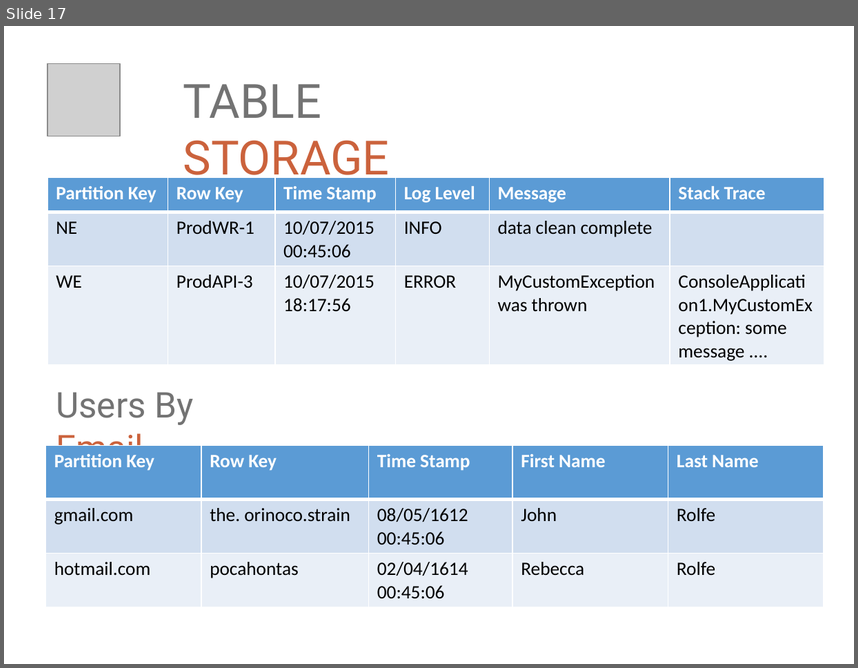
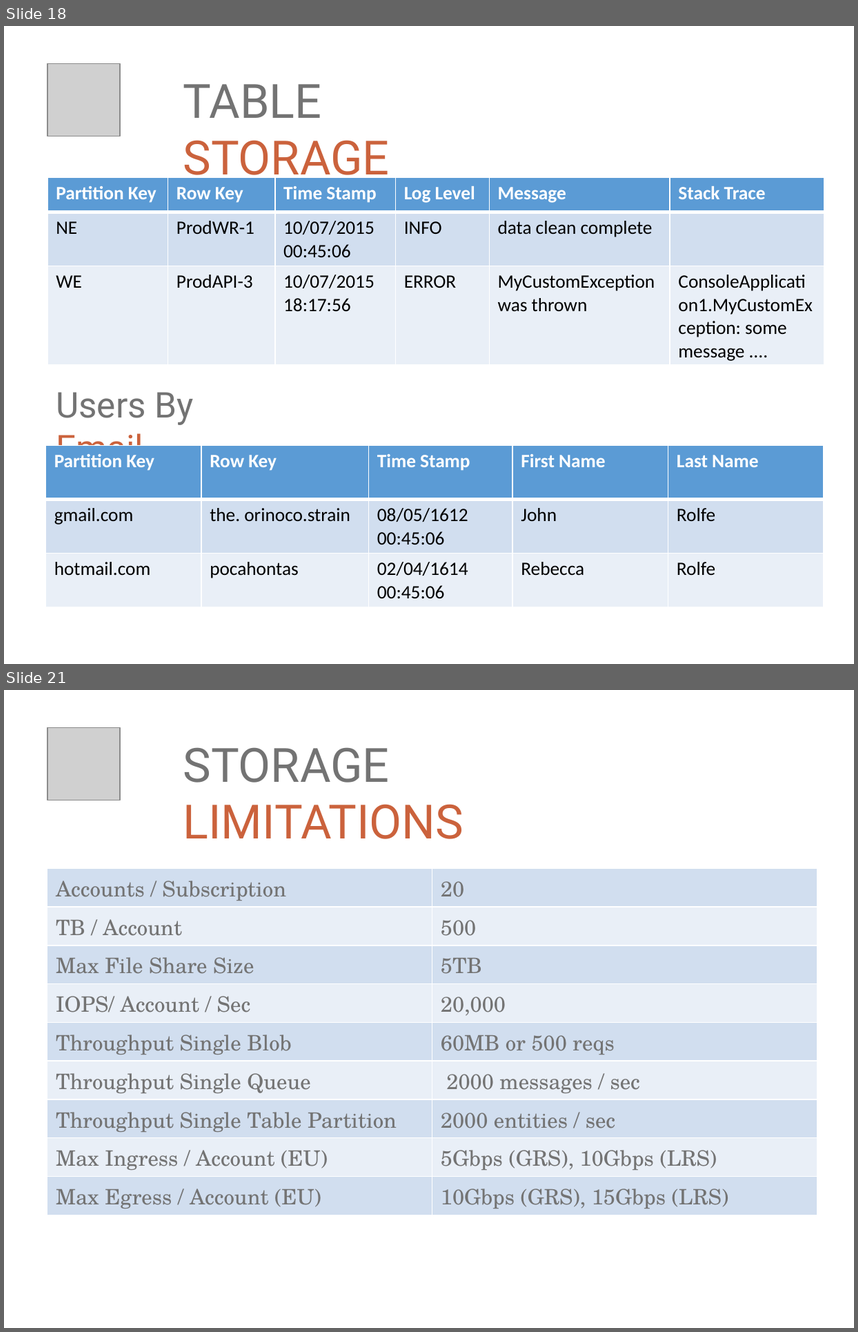
Before and after one commit to ritasker/Presentations-Archive, a slide deck: Current/Azure The Good Parts Web Apps/AzureTheGoodParts-WebApps.pptx. Shown one above the other, each under a label of ours: slide 17 before the commit, slides 18 and 21 after it; the slides between them are not shown. The pictures are 858x668 and 858x1332 pixels, drawn with LibreOffice and Linux fonts; fonts in the diff are those of the drawing; grey boxes stand for pictures; background and template pictures are left out. Boxes give left, top, right and bottom in pixels: in the first picture for what was removed or moved away, otherwise in the second. Text is boxed around its words. In the diff, an @@ line names an element or a change of style, - is before the commit and + after.

```diff
--- a/Current/Azure The Good Parts Web Apps/AzureTheGoodParts-WebApps.pptx
+++ b/Current/Azure The Good Parts Web Apps/AzureTheGoodParts-WebApps.pptx
@@ slide 21 added at (4,690,854,1328), background picture (left out) @@
@@ picture added at (47,727,120,800) @@
@@ text added at (183,747,464,839), 40 pt, text #CB623C @@
+STORAGE LIMITATIONS
@@ table added at (47,869,818,1215), 9 rows, 2 columns @@
+Accounts / Subscription | 20
+TB / Account | 500
+Max File Share Size | 5TB
+IOPS/ Account / Sec | 20,000
+Throughput Single Blob | 60MB or 500 reqs
+Throughput Single Queue | 2000 messages / sec
+Throughput Single Table Partition | 2000 entities / sec
+Max Ingress / Account (EU) | 5Gbps (GRS), 10Gbps (LRS)
+Max Egress / Account (EU) | 10Gbps (GRS), 15Gbps (LRS)
@@ what was slide 17 is now slide 18 @@
```
Also in this commit, not shown: 1 slide changed, 4 other slides added, 2 other files.
